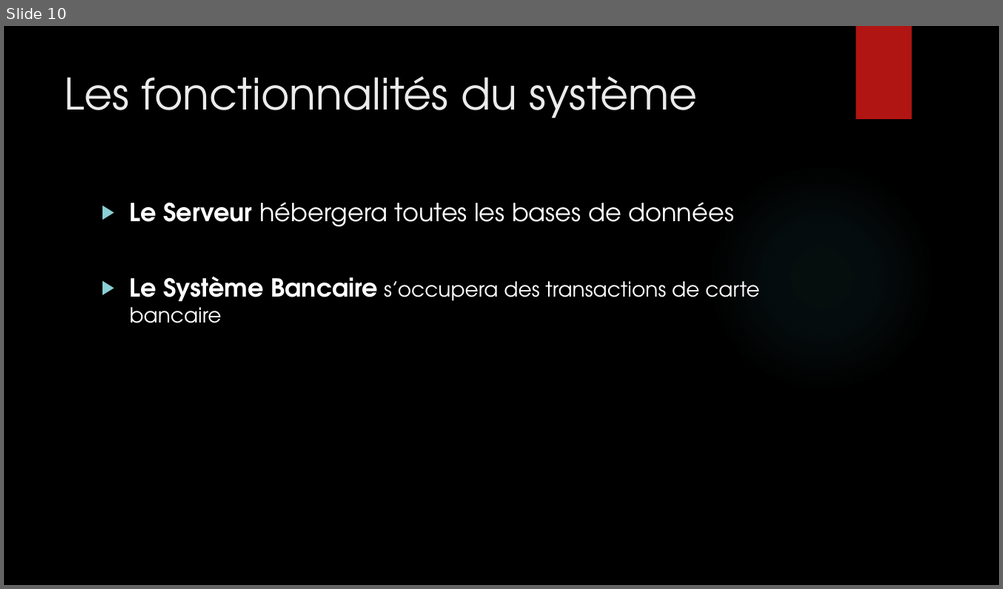
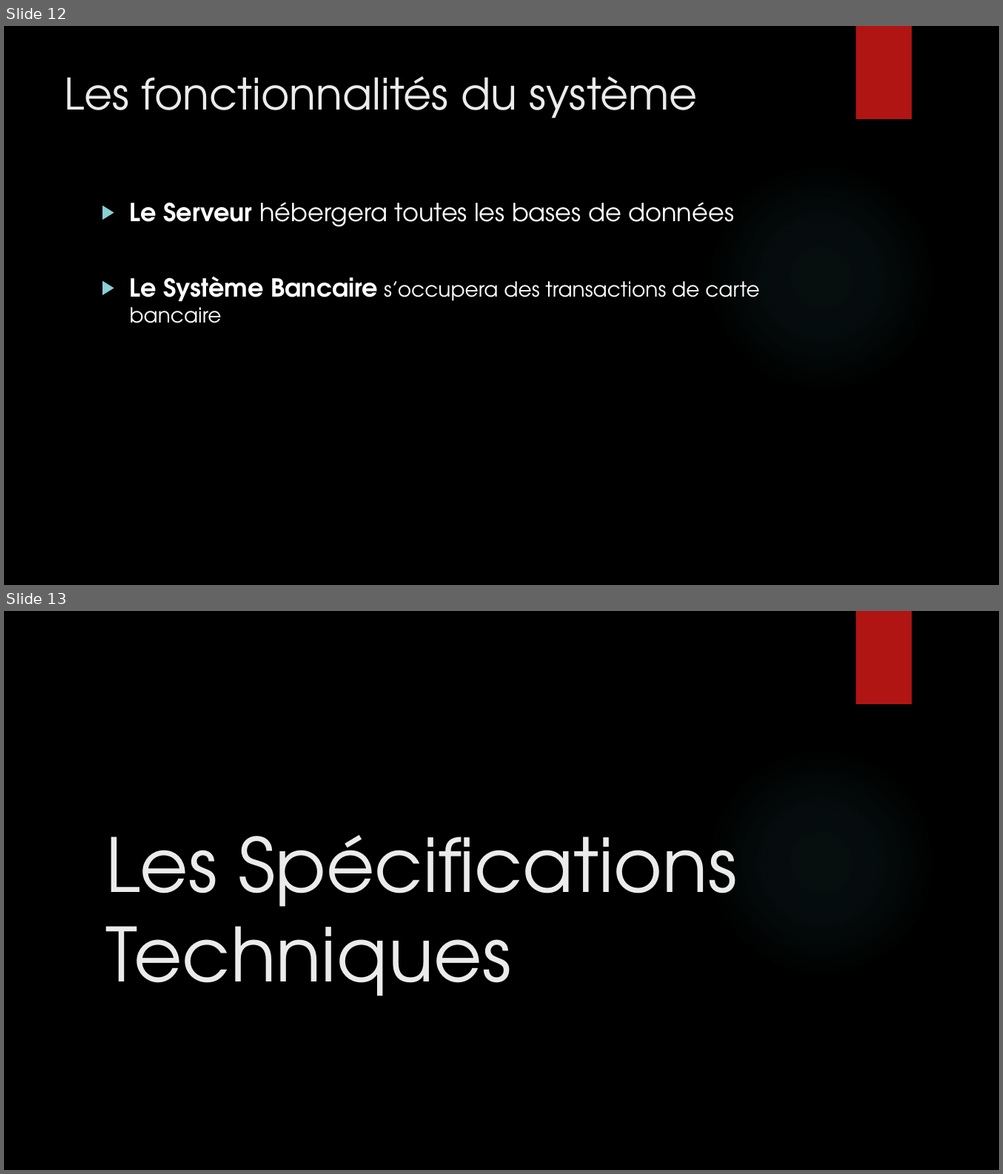
Before and after one commit to delattr/oc-pizza, a slide deck: OC PIZZA presentation.pptx. Shown one above the other, each under a label of ours: slide 10 before the commit, slides 12 and 13 after it. The pictures are 1003x589 and 1003x1174 pixels, drawn with LibreOffice and Linux fonts; fonts in the diff are those of the drawing; background and template pictures are left out. Boxes give left, top, right and bottom in pixels: in the first picture for what was removed or moved away, otherwise in the second. Text is boxed around its words. In the diff, an @@ line names an element or a change of style, - is before the commit and + after.

```diff
--- a/OC PIZZA presentation.pptx
+++ b/OC PIZZA presentation.pptx
@@ slide 13 added at (4, 611, 999, 1170), background picture (left out); not listed: 2 template elements that a slide beside it also shows @@
@@ title added at (105, 835, 737, 997), 72 pt, text #EBEBEB @@
+Les Spécifications Techniques
@@ what was slide 10 is now slide 12 @@
```
Also in this commit, not shown: 10 slides changed, 2 other slides added.
